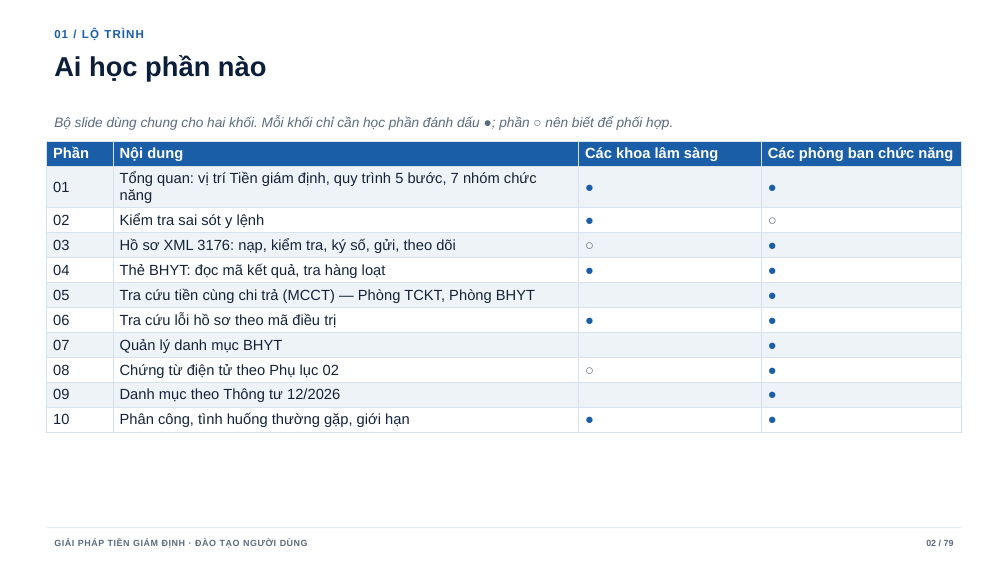
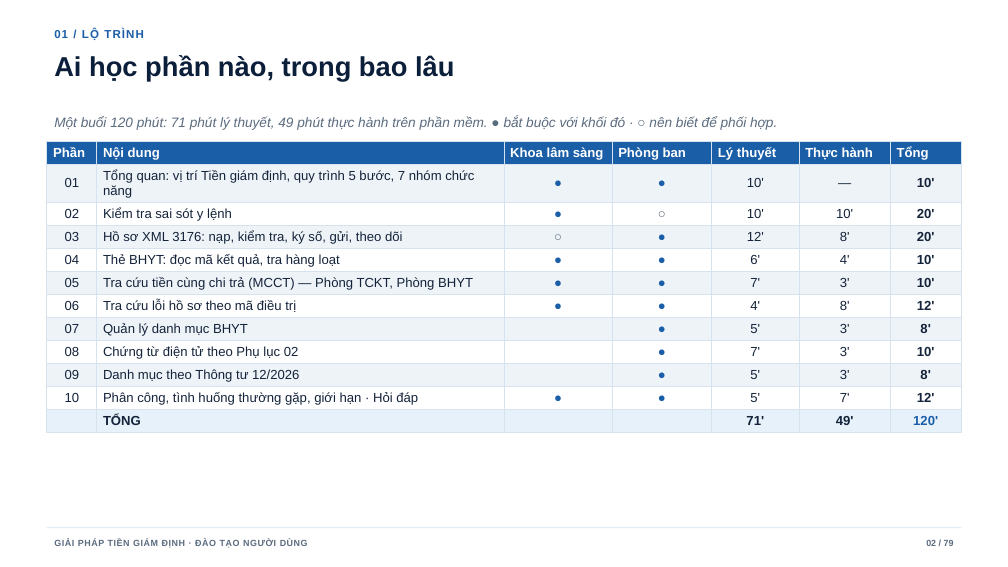
Before and after one commit to tracnn/qlbv_public, a slide deck: slide 2 of docs/dao-tao/Slide-dao-tao-Tien-giam-dinh.pptx. Drawn at 1008x567 pixels with LibreOffice and Linux fonts; fonts in the diff are those of the drawing. Boxes give left, top, right and bottom in pixels: in the first picture for what was removed or moved away, otherwise in the second. Text is boxed around its words. In the diff, an @@ line names an element or a change of style, - is before the commit and + after.

```diff
--- a/docs/dao-tao/Slide-dao-tao-Tien-giam-dinh.pptx
+++ b/docs/dao-tao/Slide-dao-tao-Tien-giam-dinh.pptx
@@ text at (54, 55, 454, 81): text changed @@
-Ai học phần nào
+Ai học phần nào, trong bao lâu
@@ text at (54, 117, 777, 130): text changed @@
-Bộ slide dùng chung cho hai khối. Mỗi khối chỉ cần học phần đánh dấu ●; phần ○ nên biết để phối hợp.
+Một buổi 120 phút: 71 phút lý thuyết, 49 phút thực hành trên phần mềm. ● bắt buộc với khối đó · ○ nên biết để phối hợp.
@@ table at (47, 141, 961, 429) @@
-Phần | Nội dung | Các khoa lâm sàng | Các phòng ban chức năng
-01 | Tổng quan: vị trí Tiền giám định, quy trình 5 bước, 7 nhóm chức năng | ● | ●
-02 | Kiểm tra sai sót y lệnh | ● | ○
-03 | Hồ sơ XML 3176: nạp, kiểm tra, ký số, gửi, theo dõi | ○ | ●
-04 | Thẻ BHYT: đọc mã kết quả, tra hàng loạt | ● | ●
-05 | Tra cứu tiền cùng chi trả (MCCT) — Phòng TCKT, Phòng BHYT |  | ●
-06 | Tra cứu lỗi hồ sơ theo mã điều trị | ● | ●
-07 | Quản lý danh mục BHYT |  | ●
-08 | Chứng từ điện tử theo Phụ lục 02 | ○ | ●
-09 | Danh mục theo Thông tư 12/2026 |  | ●
-10 | Phân công, tình huống thường gặp, giới hạn | ● | ●
+Phần | Nội dung | Khoa lâm sàng | Phòng ban | Lý thuyết | Thực hành | Tổng
+01 | Tổng quan: vị trí Tiền giám định, quy trình 5 bước, 7 nhóm chức năng | ● | ● | 10' | — | 10'
+02 | Kiểm tra sai sót y lệnh | ● | ○ | 10' | 10' | 20'
+03 | Hồ sơ XML 3176: nạp, kiểm tra, ký số, gửi, theo dõi | ○ | ● | 12' | 8' | 20'
+04 | Thẻ BHYT: đọc mã kết quả, tra hàng loạt | ● | ● | 6' | 4' | 10'
+05 | Tra cứu tiền cùng chi trả (MCCT) — Phòng TCKT, Phòng BHYT | ● | ● | 7' | 3' | 10'
+06 | Tra cứu lỗi hồ sơ theo mã điều trị | ● | ● | 4' | 8' | 12'
+07 | Quản lý danh mục BHYT |  | ● | 5' | 3' | 8'
+08 | Chứng từ điện tử theo Phụ lục 02 |  | ● | 7' | 3' | 10'
+09 | Danh mục theo Thông tư 12/2026 |  | ● | 5' | 3' | 8'
+10 | Phân công, tình huống thường gặp, giới hạn · Hỏi đáp | ● | ● | 5' | 7' | 12'
+ | TỔNG |  |  | 71' | 49' | 120'
```
Also in this commit, not shown: 1 other slide changed, 2 other files.
